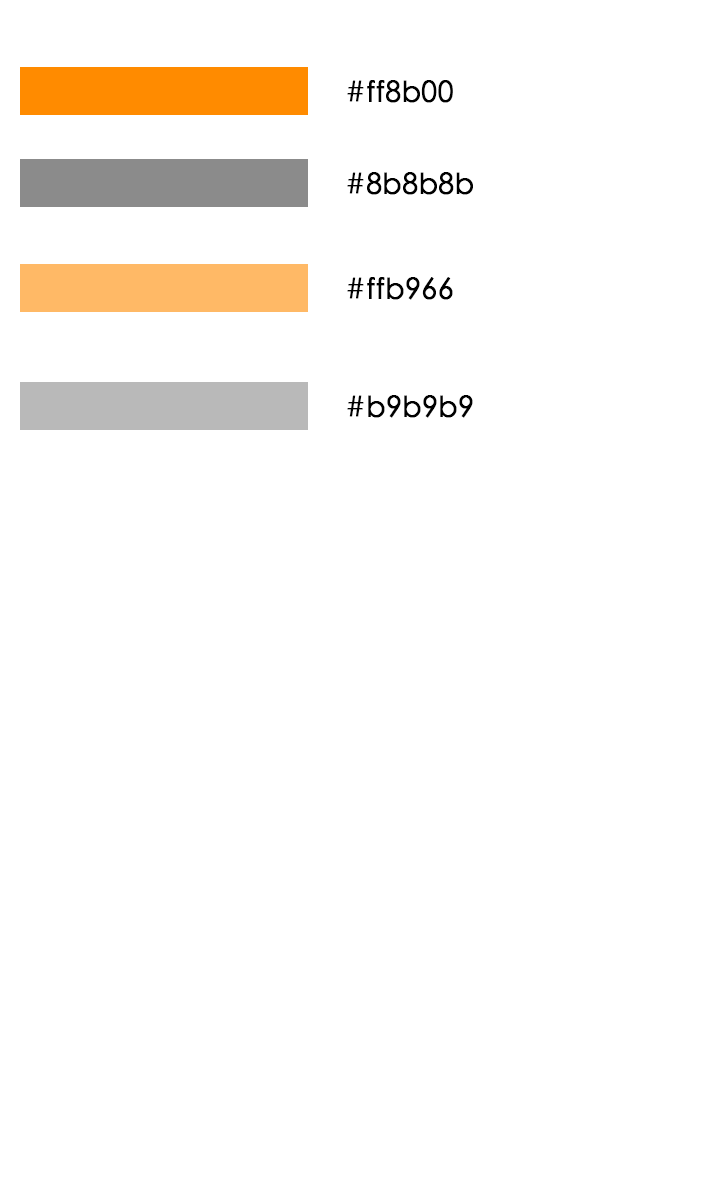
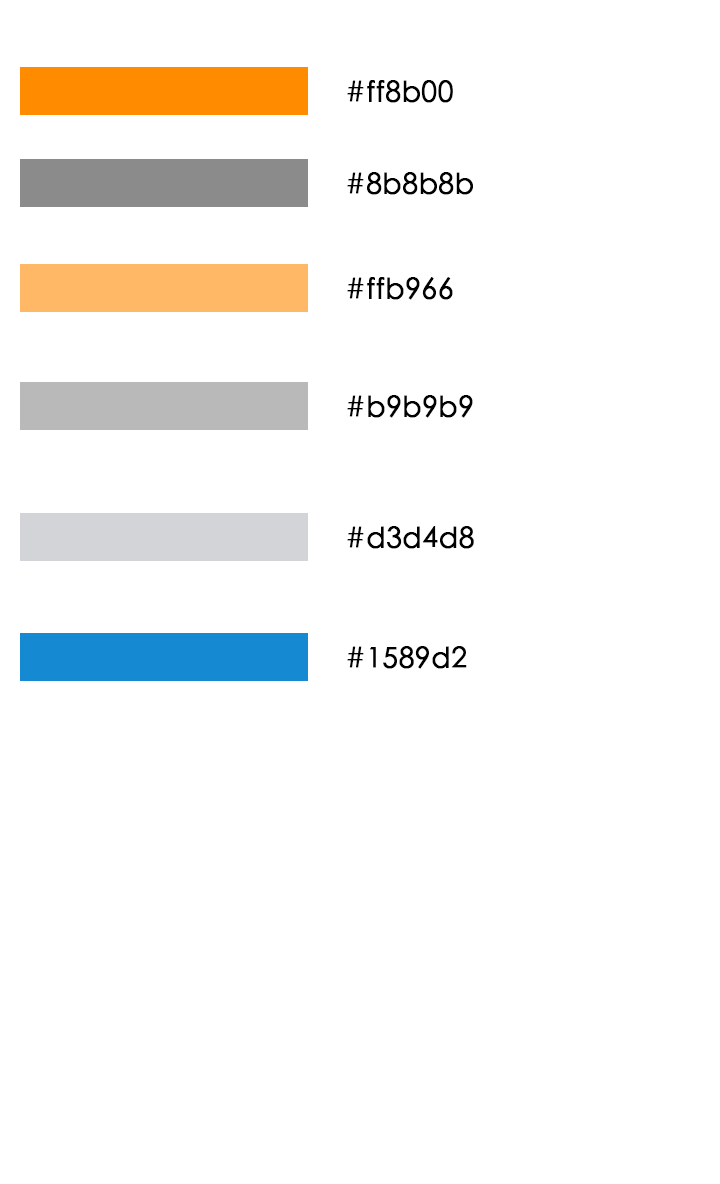
Two versions of the same layered image (720 × 1184). Layer-by-layer changes:
added group "组 1 拷贝 5" with 2 layers above "组 1 拷贝 4" over left=20, top=633, right=467, bottom=681
added layer "#1589d2" in group "组 1 拷贝 5" over left=347, top=646, right=467, bottom=669
added layer "ff8b00" (1st of 5, in "组 1 拷贝 5") in group "组 1 拷贝 5" over left=20, top=633, right=308, bottom=681
added group "组 1 拷贝 4" with 2 layers above "组 1 拷贝 3" over left=20, top=513, right=474, bottom=561
added layer "#d3d4d8" in group "组 1 拷贝 4" over left=347, top=526, right=474, bottom=549
added layer "ff8b00" (2nd of 5, in "组 1 拷贝 4") in group "组 1 拷贝 4" over left=20, top=513, right=308, bottom=561
